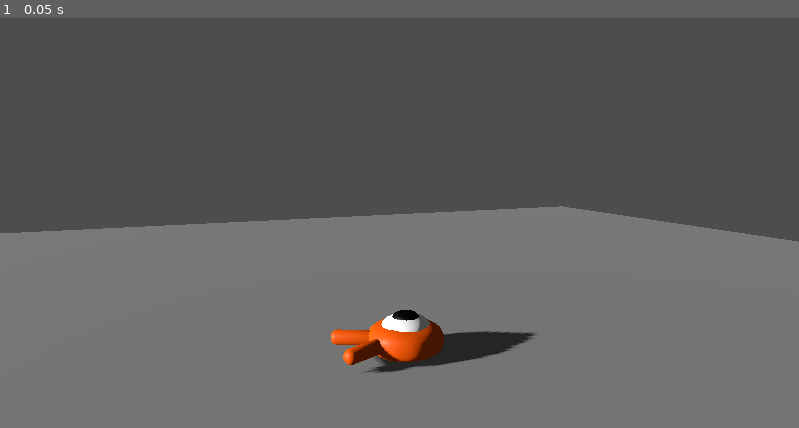
Above: before the commit, frame 1.
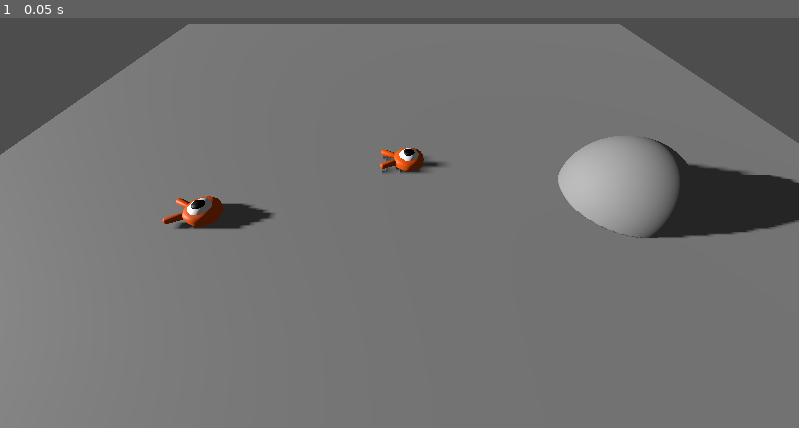
Above: after the commit, the same moment.

Repository: klinkeklinke/robocraft
Game: Godot game, scene res://main.tscn
Same seed, same stepped clock (60 frames per second), same inputs: the game is played once before the commit and once after it.
Inputs:
- Up to frame 1 (0.05 s): no input

The runs differ from the first frame. In frame 1, 43% of the frame differs, in the area x 0-100%, y 1-87%.

Commit message:
two players working

Diff:
--- a/Camera3D.gd
+++ b/Camera3D.gd
@@ -1,4 +1,9 @@
 extends Camera3D
+
+var nowshooting = false
+var ray_length = 1000
+var from
+var to
 
 # Called every frame. 'delta' is the elapsed time since the previous frame.
 func _process(_delta):
@@ -6,16 +11,22 @@
 
 func _input(event):
 	if event is InputEventMouseButton and event.is_action_pressed("click"):
-		shoot_ray()
+			shoot_ray()
 
 func shoot_ray():
+	nowshooting = true
 	var mouse_pos = get_parent().get_viewport().get_mouse_position()
-	var ray_length = 1000
-	var from = project_ray_origin(mouse_pos)
-	var to = from + project_ray_normal(mouse_pos) * ray_length
+	from = project_ray_origin(mouse_pos)
+	to = from + project_ray_normal(mouse_pos) * ray_length
 	var space = get_world_3d().direct_space_state
 	var ray_query = PhysicsRayQueryParameters3D.new()
 	ray_query.from = from
 	ray_query.to = to
 	var raycast_result = space.intersect_ray(ray_query)
+	nowshooting = false
 	print(raycast_result)
+	if len(raycast_result) > 0:
+		if raycast_result['collider'].has_method("toggle_highlight"):
+			raycast_result['collider'].toggle_highlight()
+		if raycast_result['collider'].has_method("set_destination"):
+			raycast_result['collider'].set_destination(raycast_result['position'])
--- /dev/null
+++ b/Ground.gd
@@ -0,0 +1,15 @@
+extends StaticBody3D
+
+
+# Called when the node enters the scene tree for the first time.
+func _ready():
+	pass # Replace with function body.
+
+
+# Called every frame. 'delta' is the elapsed time since the previous frame.
+func _process(delta):
+	pass
+
+func set_destination(position: Vector3):
+	print('set destination: '+ str(position))
+	get_parent().set_destination(position)
--- /dev/null
+++ b/highlight.gd
@@ -0,0 +1,9 @@
+extends MeshInstance3D
+
+
+# Called when the node enters the scene tree for the first time.
+func _ready():
+	pass # Replace with function body.
+
+func toggle_highlight():
+	visible = ! visible
--- /dev/null
+++ b/main.gd
@@ -0,0 +1,17 @@
+extends Node3D
+
+var highlight: Node3D = null
+
+# Called when the node enters the scene tree for the first time.
+func _ready():
+	pass # Replace with function body.
+
+func set_highlight(node):
+	if highlight != null:
+		highlight.remove_highlight()
+	highlight = node
+	print(highlight)
+
+func set_destination(dest: Vector3):
+	if highlight is Node3D and highlight.has_method('move_to_position'):
+		highlight.move_to_position(dest)
--- a/main.tscn
+++ b/main.tscn
@@ -1,7 +1,9 @@
-[gd_scene load_steps=6 format=3 uid="uid://cyln4x4s5tkey"]
+[gd_scene load_steps=11 format=3 uid="uid://cyln4x4s5tkey"]
 
+[ext_resource type="Script" path="res://main.gd" id="1_d6l8d"]
 [ext_resource type="PackedScene" uid="uid://boxn2luk4y3f4" path="res://player.tscn" id="1_hv5jh"]
 [ext_resource type="Script" path="res://Camera3D.gd" id="2_0a2wi"]
+[ext_resource type="Script" path="res://Ground.gd" id="2_yc8x8"]
 
 [sub_resource type="Environment" id="Environment_as7id"]
 
@@ -11,13 +13,24 @@
 [sub_resource type="BoxMesh" id="BoxMesh_7cgvw"]
 size = Vector3(60, 2, 60)
 
+[sub_resource type="SphereShape3D" id="SphereShape3D_0pedp"]
+radius = 3.6
+
+[sub_resource type="SphereMesh" id="SphereMesh_8h18x"]
+radius = 3.6
+height = 7.2
+
+[sub_resource type="NavigationMesh" id="NavigationMesh_kr527"]
+
 [node name="main" type="Node3D"]
+script = ExtResource("1_d6l8d")
 
 [node name="WorldEnvironment" type="WorldEnvironment" parent="."]
 environment = SubResource("Environment_as7id")
 
 [node name="Ground" type="StaticBody3D" parent="."]
 transform = Transform3D(1, 0, 0, 0, 1, 0, 0, 0, 1, 2.08165e-12, -1, 2.08165e-12)
+script = ExtResource("2_yc8x8")
 
 [node name="CollisionShape3D" type="CollisionShape3D" parent="Ground"]
 shape = SubResource("BoxShape3D_janet")
@@ -31,7 +44,25 @@
 
 [node name="Player" parent="." instance=ExtResource("1_hv5jh")]
 
+[node name="Player2" parent="." instance=ExtResource("1_hv5jh")]
+transform = Transform3D(1, 0, 0, 0, 1, 0, 0, 0, 1, 4.75936, 0.5, 12.2248)
+
 [node name="Camera3D" type="Camera3D" parent="."]
-transform = Transform3D(0.368968, -0.093571, 0.92472, 3.20751e-09, 0.994919, 0.100674, -0.929442, -0.0371456, 0.367094, 12.6754, 5.62761, 5.18987)
-fov = 47.8125
+transform = Transform3D(-4.37114e-08, -0.744312, 0.667833, 2.32931e-16, 0.667833, 0.744312, -1, 3.25349e-08, -2.91919e-08, 15.972, 13.629, 0.63)
 script = ExtResource("2_0a2wi")
+
+[node name="StaticBody3D" type="StaticBody3D" parent="."]
+transform = Transform3D(1, 0, 0, 0, 1, 0, 0, 0, 1, 2.7828, 0, -13.4563)
+
+[node name="CollisionShape3D" type="CollisionShape3D" parent="StaticBody3D"]
+shape = SubResource("SphereShape3D_0pedp")
+
+[node name="MeshInstance3D" type="MeshInstance3D" parent="StaticBody3D"]
+mesh = SubResource("SphereMesh_8h18x")
+
+[node name="NavigationObstacle3D" type="NavigationObstacle3D" parent="StaticBody3D"]
+radius = 3.6
+height = 7.2
+
+[node name="NavigationRegion3D" type="NavigationRegion3D" parent="."]
+navigation_mesh = SubResource("NavigationMesh_kr527")
--- /dev/null
+++ b/player.gd
@@ -0,0 +1,79 @@
+extends CharacterBody3D
+
+
+const SPEED = 5.0
+const JUMP_VELOCITY = 4.5
+const MAX_SPEED = 400
+const acceleration = 300
+
+var destination:Vector3
+var moving = false
+var speed = 0
+var move_direction
+
+
+# Get the gravity from the project settings to be synced with RigidBody nodes.
+var gravity = ProjectSettings.get_setting("physics/3d/default_gravity")
+
+
+func _physics_process(delta):
+	## Add the gravity.
+	#if not is_on_floor():
+		#velocity.y -= gravity * delta
+#
+	## Handle jump.
+	#if Input.is_action_just_pressed("ui_accept") and is_on_floor():
+		#velocity.y = JUMP_VELOCITY
+#
+	## Get the input direction and handle the movement/deceleration.
+	## As good practice, you should replace UI actions with custom gameplay actions.
+	#var input_dir = Input.get_vector("ui_left", "ui_right", "ui_up", "ui_down")
+	#var direction = (transform.basis * Vector3(input_dir.x, 0, input_dir.y)).normalized()
+	#if direction:
+		#velocity.x = direction.x * SPEED
+		#velocity.z = direction.z * SPEED
+	#else:
+		#velocity.x = move_toward(velocity.x, 0, SPEED)
+		#velocity.z = move_toward(velocity.z, 0, SPEED)
+#
+	#move_and_slide()
+	move_to_mouse_cursor(delta)
+
+func toggle_highlight():
+	print("toggle_highlight player")
+	get_node('highlight').toggle_highlight()
+	if get_node('highlight').visible:
+		get_parent().set_highlight(self)
+	else:
+		get_parent().set_highlight(null)
+
+func add_highlight():
+	get_node('highlight').visible = true
+
+func remove_highlight():
+	get_node('highlight').visible = false
+
+func move_to_position(dest: Vector3):
+	destination = dest
+	moving = true
+	print('player got destination: '+str(dest))
+
+func move_to_mouse_cursor(delta):
+	if moving == false:
+		speed = 0
+	else:
+		speed += acceleration * delta
+		if speed > MAX_SPEED:
+			speed = MAX_SPEED
+	var movement = position.direction_to(destination) * speed
+
+	if position.distance_to(destination) > 1:
+		velocity.x = movement.x
+		velocity.y = movement.y
+		velocity.z = movement.z
+		move_and_slide()
+	else:
+		velocity.x = 0
+		velocity.y = 0
+		velocity.z = 0
+		moving = false
--- a/player.tscn
+++ b/player.tscn
@@ -1,12 +1,24 @@
-[gd_scene load_steps=3 format=3 uid="uid://boxn2luk4y3f4"]
+[gd_scene load_steps=7 format=3 uid="uid://boxn2luk4y3f4"]
 
+[ext_resource type="Script" path="res://player.gd" id="1_1mrcq"]
 [ext_resource type="PackedScene" uid="uid://d0wnxot2ginxc" path="res://art/player.glb" id="1_6gsyt"]
+[ext_resource type="Script" path="res://highlight.gd" id="3_js4jm"]
 
 [sub_resource type="SphereShape3D" id="SphereShape3D_py2qi"]
 radius = 0.8
 
+[sub_resource type="CapsuleMesh" id="CapsuleMesh_hctwn"]
+lightmap_size_hint = Vector2i(5, 5)
+radius = 0.1
+height = 0.5
+
+[sub_resource type="StandardMaterial3D" id="StandardMaterial3D_odx54"]
+transparency = 1
+blend_mode = 1
+
 [node name="Player" type="CharacterBody3D"]
 transform = Transform3D(1, 0, 0, 0, 1, 0, 0, 0, 1, 2.08165e-12, 0.5, 2.08165e-12)
+script = ExtResource("1_1mrcq")
 
 [node name="Pivot" type="Node3D" parent="."]
 
@@ -15,3 +27,10 @@
 [node name="CollisionShape3D" type="CollisionShape3D" parent="."]
 transform = Transform3D(1, 0, 0, 0, 1, 0, 0, 0, 1, 2.08165e-12, 0.304, 2.08165e-12)
 shape = SubResource("SphereShape3D_py2qi")
+
+[node name="highlight" type="MeshInstance3D" parent="."]
+transform = Transform3D(1, 0, 0, 0, 1, 0, 0, 0, 1, 0, 1.53338, 0)
+visible = false
+mesh = SubResource("CapsuleMesh_hctwn")
+surface_material_override/0 = SubResource("StandardMaterial3D_odx54")
+script = ExtResource("3_js4jm")
